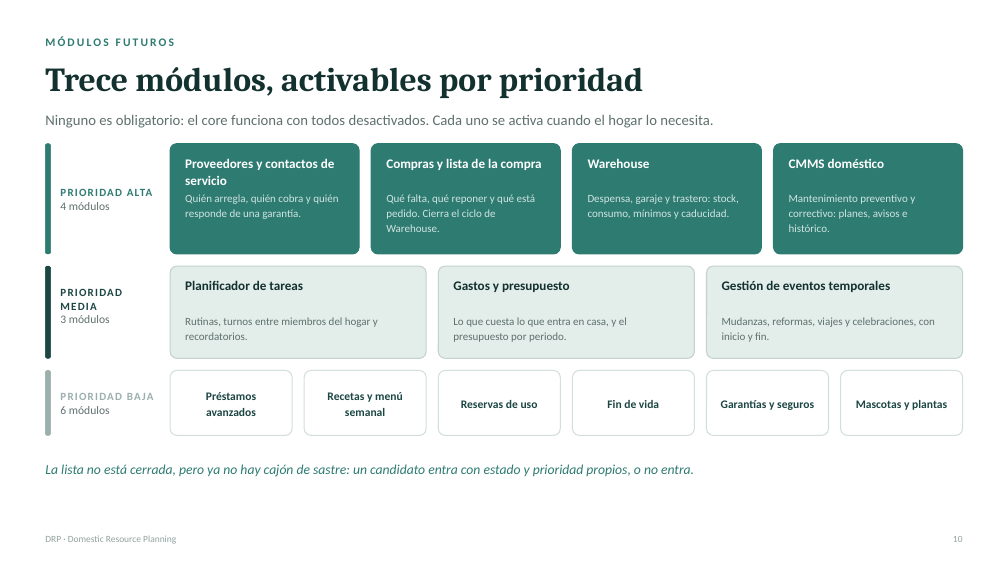
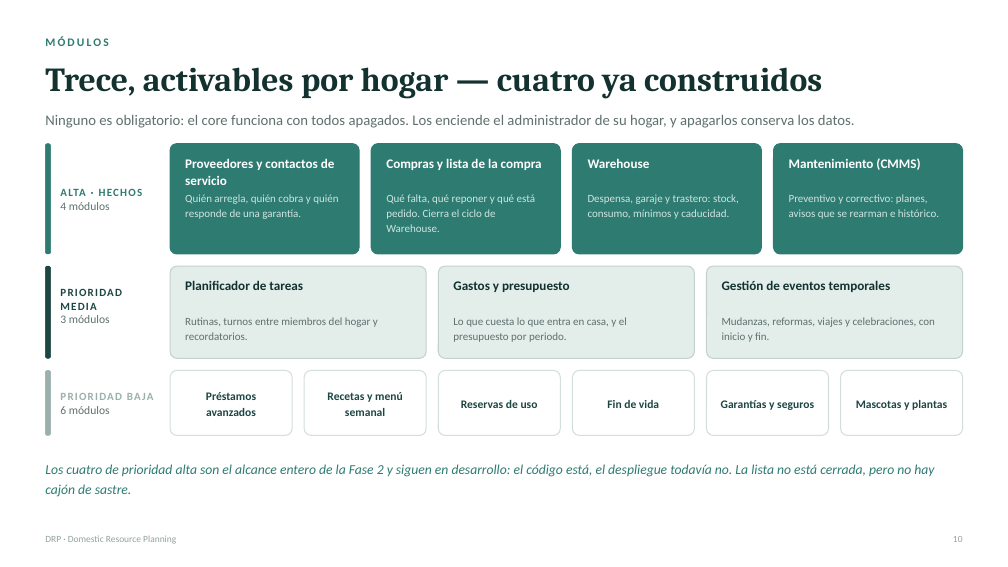
Before and after one commit to kikescribano/domestic_resource_planning, a slide deck: slide 11 of docs/common/marketing/DRP-resumen.pptx. Drawn at 1008x567 pixels with LibreOffice and Linux fonts; fonts in the diff are those of the drawing. Boxes give left, top, right and bottom in pixels: in the first picture for what was removed or moved away, otherwise in the second. Text is boxed around its words. In the diff, an @@ line names an element or a change of style, - is before the commit and + after.

```diff
--- a/docs/common/marketing/DRP-resumen.pptx
+++ b/docs/common/marketing/DRP-resumen.pptx
@@ text at box(45, 36, 108, 46): text changed @@
-MÓDULOS FUTUROS
+MÓDULOS
@@ text at box(45, 67, 822, 99): text changed @@
-Trece módulos, activables por prioridad
+Trece, activables por hogar — cuatro ya construidos
@@ text at box(45, 115, 855, 128): text changed @@
-Ninguno es obligatorio: el core funciona con todos desactivados. Cada uno se activa cuando el hogar lo necesita.
+Ninguno es obligatorio: el core funciona con todos apagados. Los enciende el administrador de su hogar, y apagarlos conserva los datos.
@@ text at box(60, 144, 159, 199): text changed @@
-PRIORIDAD ALTA
+ALTA · HECHOS
@@ text at box(789, 158, 920, 170): text changed @@
-CMMS doméstico
+Mantenimiento (CMMS)
@@ text at box(789, 194, 939, 219): text changed @@
-Mantenimiento preventivo y correctivo: planes, avisos e histórico.
+Preventivo y correctivo: planes, avisos que se rearman e histórico.
@@ text at box(45, 464, 934, 497): text changed @@
-La lista no está cerrada, pero ya no hay cajón de sastre: un candidato entra con estado y prioridad propios, o no entra.
+Los cuatro de prioridad alta son el alcance entero de la Fase 2 y siguen en desarrollo: el código está, el despliegue todavía no. La lista no está cerrada, pero no hay cajón de sastre.
```
Also in this commit, not shown: 5 other slides changed, 2 other files.
